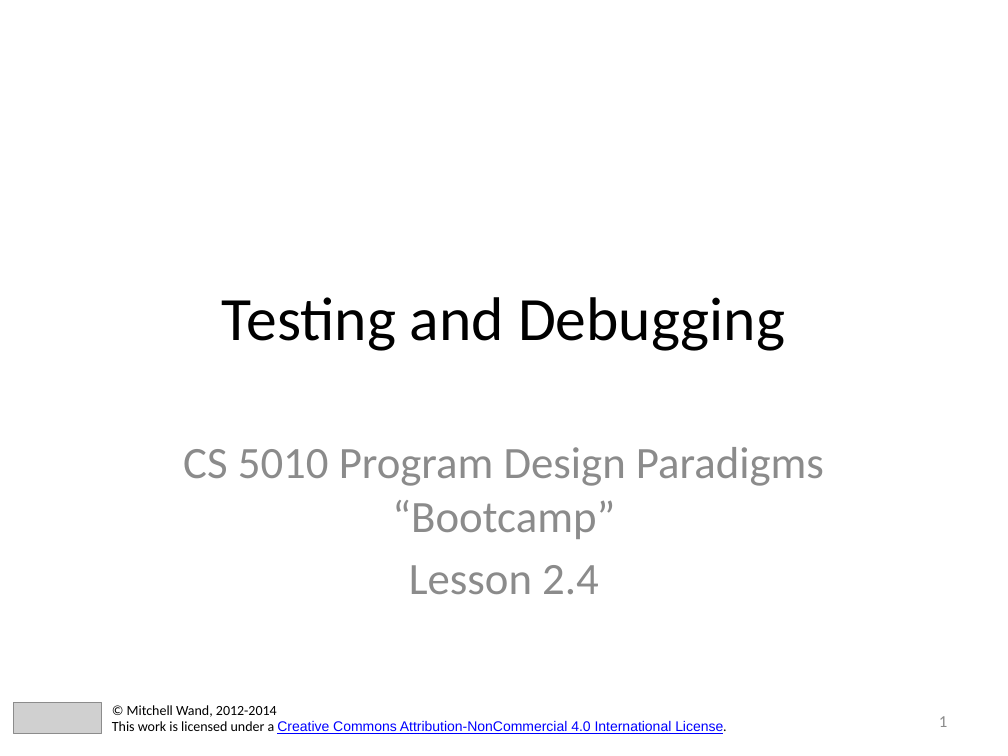
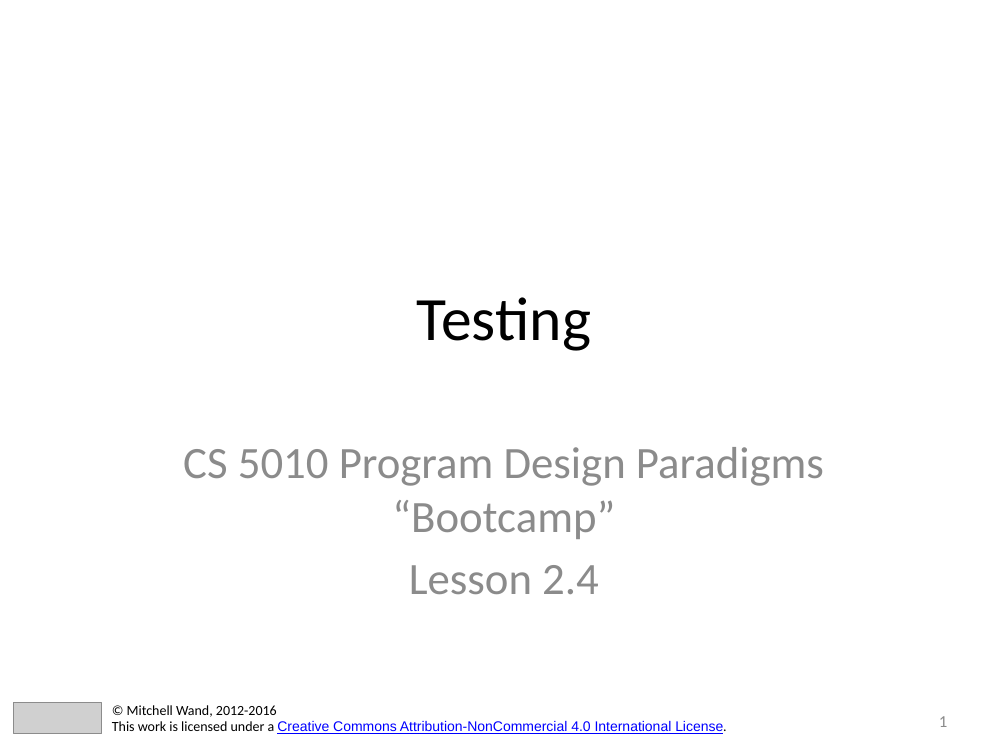
Before and after one commit to mwand/cs5010f16, a slide deck: slide 1 of Slides/Lesson 2.4 Testing.pptx. Drawn at 1008x756 pixels with LibreOffice and Linux fonts; fonts in the diff are those of the drawing; grey boxes stand for pictures. Boxes give left, top, right and bottom in pixels: in the first picture for what was removed or moved away, otherwise in the second. Text is boxed around its words. In the diff, an @@ line names an element or a change of style, - is before the commit and + after.

```diff
--- a/Slides/Lesson 2.4 Testing.pptx
+++ b/Slides/Lesson 2.4 Testing.pptx
@@ title at <box>417,297,591,351</box>: text changed @@
-Testing and Debugging
+Testing
@@ text at <box>127,705,277,717</box>: text changed @@
-© Mitchell Wand, 2012-2014
+© Mitchell Wand, 2012-2016
```
Also in this commit, not shown: 10 other slides changed, 6 slides added, 6 slides removed, 4 other files.
